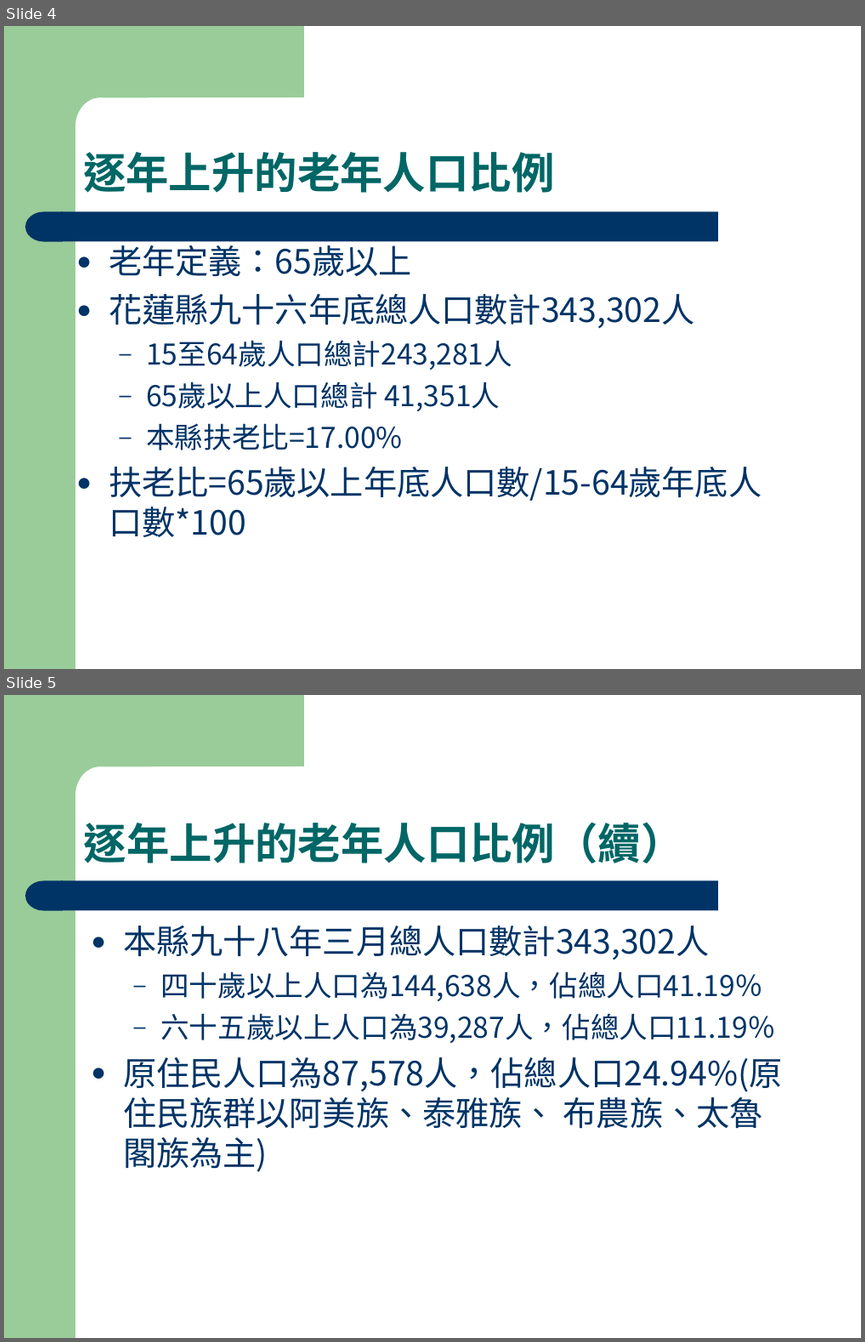
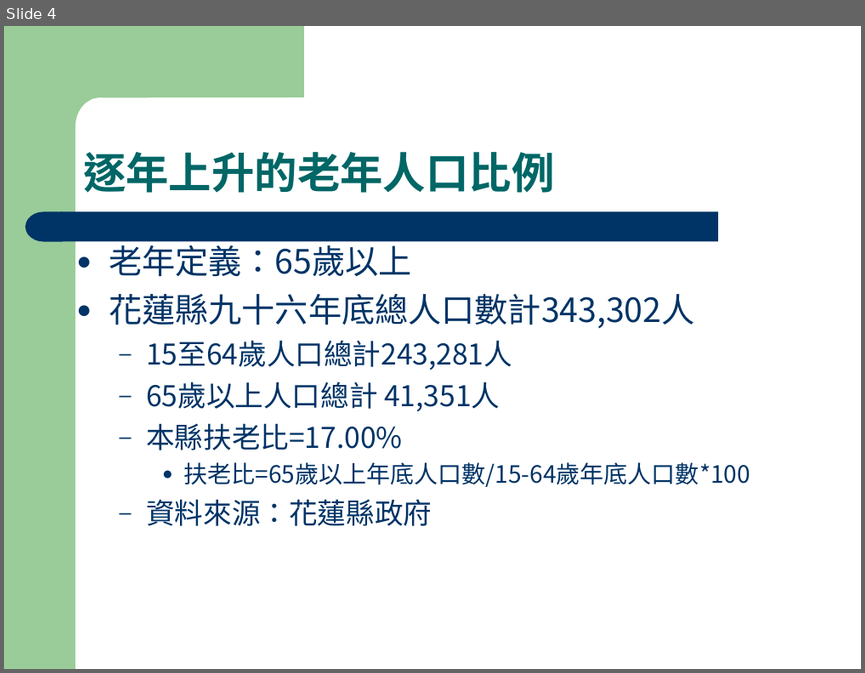
Before and after one commit to fhopecc/fhopecc, a slide deck: public/tutor/home_care.ppt. Shown one above the other, each under a label of ours: slides 4 and 5 before the commit, slide 4 after it. The pictures are 865x1342 and 865x673 pixels, drawn with LibreOffice and Linux fonts; fonts in the diff are those of the drawing. Boxes give left, top, right and bottom in pixels: in the first picture for what was removed or moved away, otherwise in the second. Text is boxed around its words. In the diff, an @@ line names an element or a change of style, - is before the commit and + after.

```diff
--- a/public/tutor/home_care.ppt
+++ b/public/tutor/home_care.ppt
@@ slide 5 removed at (x1=4, y1=695, x2=861, y2=1338), background #FFFFFF; not listed: 4 template elements that a slide beside it also shows @@
@@ title removed at (x1=84, y1=822, x2=684, y2=863) @@
-逐年上升的老年人口比例（續）
@@ text removed at (x1=123, y1=925, x2=782, y2=1172) @@
-● 本縣九十八年三月總人口數計343,302人
-  – 四十歲以上人口為144,638人，佔總人口41.19％
-  – 六十五歲以上人口為39,287人，佔總人口11.19％
-● 原住民人口為87,578人，佔總人口24.94%(原住民族群以阿美族、泰雅族、 布農族、太魯閣族為主)
@@ slide 4 changed as well @@
@@ text at (x1=183, y1=462, x2=749, y2=487): size 28 to 20 pt in "扶老比=65歲以上年底人口數/15-64歲年底人口數*100"; list level 1 to 3 in "扶老比=65歲以上年底人口數/15-64歲年底人口數*100" @@
@@ text at (x1=146, y1=499, x2=432, y2=526): paragraph added @@
+  – 資料來源：花蓮縣政府
```
Also in this commit, not shown: 29 other slides changed, 5 slides added, 1 other slide removed, 3 other files.
